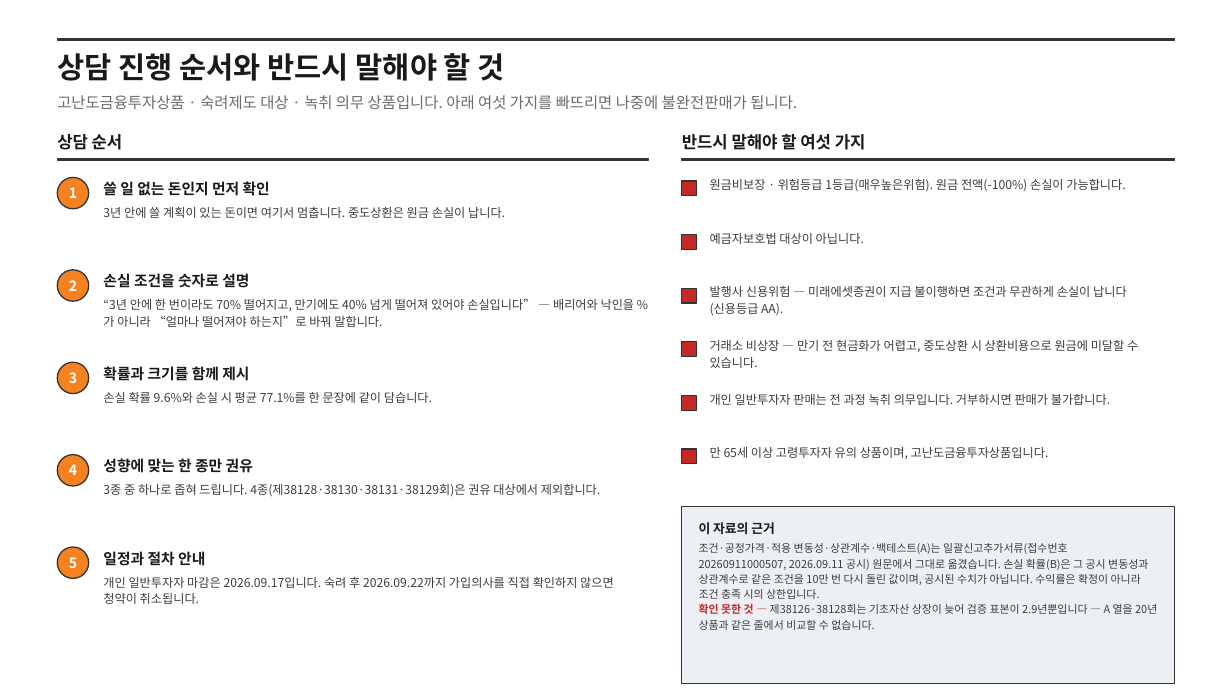
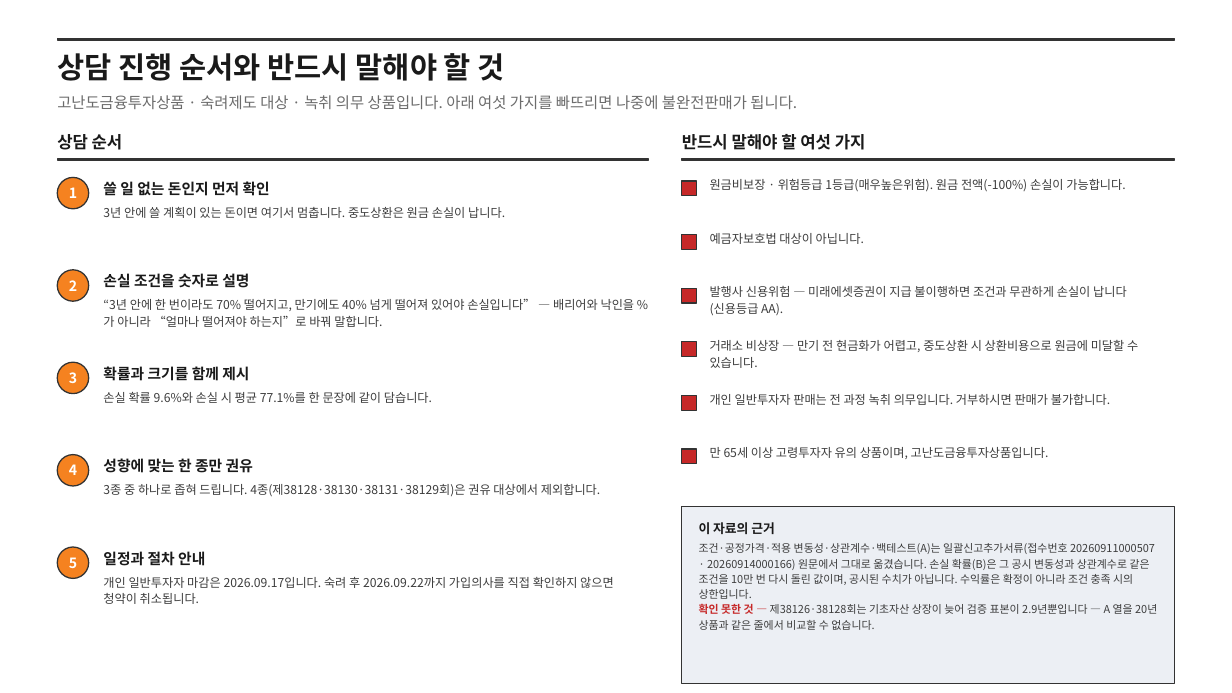
Before and after one commit to hanaroline/work_1, a slide deck: slide 6 of els-sales-deck.pptx. Drawn at 1232x693 pixels with LibreOffice and Linux fonts; fonts in the diff are those of the drawing. Boxes give left, top, right and bottom in pixels: in the first picture for what was removed or moved away, otherwise in the second. Text is boxed around its words. In the diff, an @@ line names an element or a change of style, - is before the commit and + after.

```diff
--- a/els-sales-deck.pptx
+++ b/els-sales-deck.pptx
@@ text at <box>699,543,1155,599</box>: text changed @@
-조건·공정가격·적용 변동성·상관계수·백테스트(A)는 일괄신고추가서류(접수번호 20260911000507, 2026.09.11 공시) 원문에서 그대로 옮겼습니다. 손실 확률(B)은 그 공시 변동성과 상관계수로 같은 조건을 10만 번 다시 돌린 값이며, 공시된 수치가 아닙니다. 수익률은 확정이 아니라 조건 충족 시의 상한입니다.
+조건·공정가격·적용 변동성·상관계수·백테스트(A)는 일괄신고추가서류(접수번호 20260911000507 · 20260914000166) 원문에서 그대로 옮겼습니다. 손실 확률(B)은 그 공시 변동성과 상관계수로 같은 조건을 10만 번 다시 돌린 값이며, 공시된 수치가 아닙니다. 수익률은 확정이 아니라 조건 충족 시의 상한입니다.
```
Also in this commit, not shown: 3 other slides changed, 8 other files.
